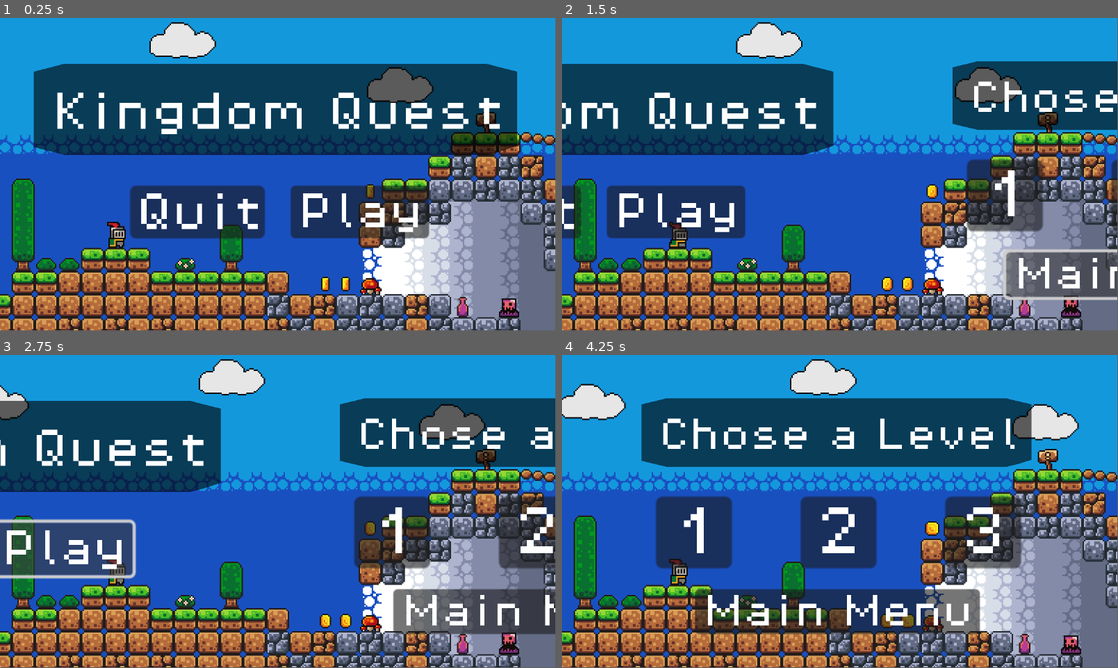
Above: before the commit, frames 1-4 (two rows, left to right).
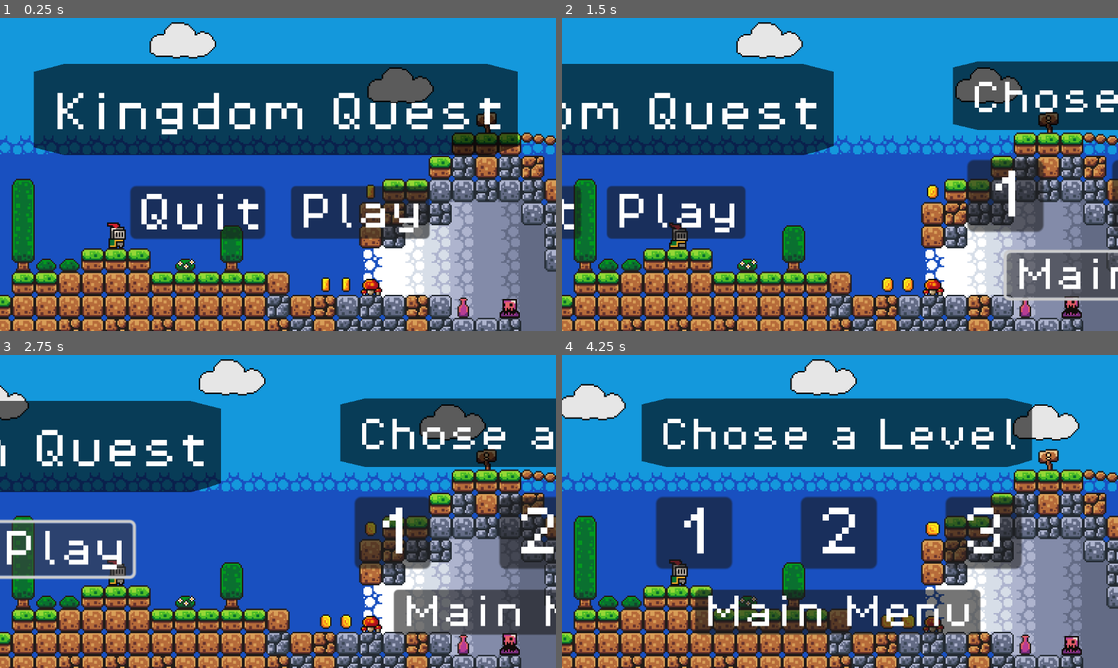
Above: after the commit, the same moments.

Repository: Highlighter56/Brakeys-Game
Game: Godot game, scene res://scense/Levels/home_page.tscn
The game is run twice, just before and just after one commit, with the same random seed, the same clock (stepped at 60 frames per second) and the same inputs. Sound files missing from this copy of the repository are replaced by a short silence.
Inputs:
- Up to frame 1 (0.25 s): no input
- Up to frame 2 (1.5 s): click "Play" at 0.5 s; click "Main Menu" at 1.25 s
- Up to frame 3 (2.75 s): click "Play" at 2 s
- Up to frame 4 (4.25 s): hold D (move_right) from 2.78 s (still down); tap E (interact) at 2.85, 3.6 s; tap W (jump) at 3.02, 3.77 s
The window is 799x449 before the commit and 800x450 after it. Grey fills any space a smaller window leaves; there, only what the larger window draws over its background counts as a difference.

The runs differ from the first frame. In frame 1, 9.9% of the frame differs, in the area x 0-100%, y 0-100%; in frame 2, 10%; in frame 3, 10%; in frame 4, 10%.

Commit message:
Updated window and Resolutions Settings

Diff:
--- a/project.godot
+++ b/project.godot
@@ -19,6 +19,10 @@
 
 Music="*res://scense/music.tscn"
 LevelComplitionTracker="*res://scense/Levels/level_complition_tracker.tscn"
+
+[display]
+
+window/stretch/mode="viewport"
 
 [input]
 
--- a/scense/Levels/home_page.tscn
+++ b/scense/Levels/home_page.tscn
@@ -2073,28 +2073,6 @@
 horizontal_alignment = 1
 vertical_alignment = 1
 
-[node name="Settings_Button" type="Button" parent="Folder_UI"]
-visible = false
-offset_left = -133.0
-offset_top = 6.0
-offset_right = -64.0
-offset_bottom = 33.0
-theme_override_fonts/font = ExtResource("10_vb1hm")
-theme_override_font_sizes/font_size = 12
-
-[node name="Label2" type="Label" parent="Folder_UI/Settings_Button"]
-layout_mode = 0
-offset_left = 1.0
-offset_top = 8.0
-offset_right = 53.0
-offset_bottom = 16.0
-scale = Vector2(1.3, 1.3)
-theme_override_fonts/font = ExtResource("10_vb1hm")
-theme_override_font_sizes/font_size = 8
-text = "Settings"
-horizontal_alignment = 1
-vertical_alignment = 1
-
 [node name="Level_Select" type="Node2D" parent="Folder_UI"]
 position = Vector2(384, -4)
 
@@ -2445,10 +2423,6 @@
 horizontal_alignment = 1
 vertical_alignment = 1
 
-[node name="Settings_Menu" type="Node2D" parent="Folder_UI"]
-visible = false
-position = Vector2(0, 216)
-
 [connection signal="pressed" from="Folder_UI/Home_Screen/Play_Button" to="." method="_on_play_button_pressed"]
 [connection signal="pressed" from="Folder_UI/Home_Screen/Quit_Button" to="." method="_on_quit_button_pressed"]
 [connection signal="pressed" from="Folder_UI/Home_Screen/Credits_Button" to="." method="_on_credits_button_pressed"]
